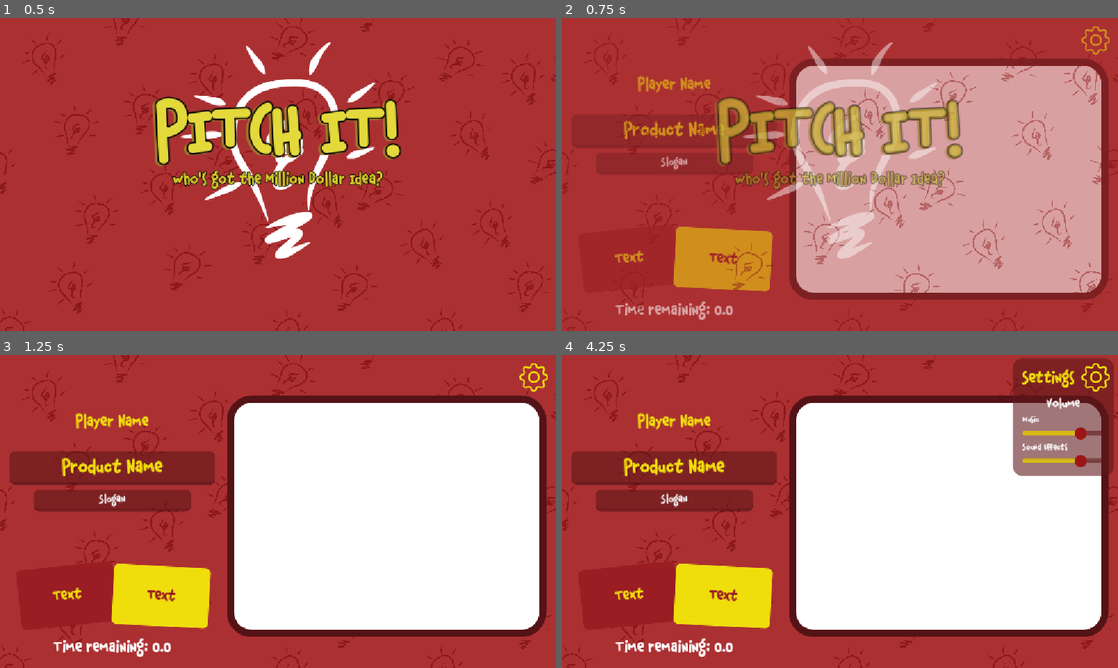
Above: before the commit, frames 1-4 (two rows, left to right).
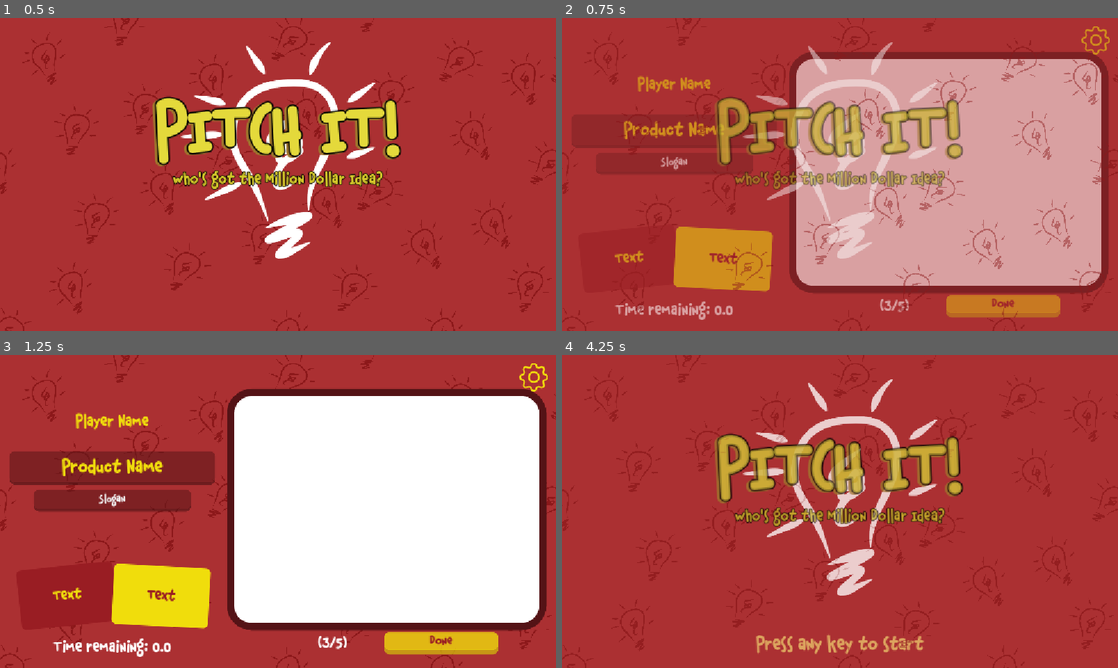
Above: after the commit, the same moments.

Repository: banana67676/Pitch-It-2025-2026
Game: Godot game, scene res://Scenes/Display Scene/Display_Scene.tscn
Two runs of this game, one before a commit and one after it. Both use one fixed random seed, a clock stepped at 60 frames per second and the inputs below. This scene is started directly instead of the project's main scene.
Inputs (mouse positions are in pixels of both pictures, inside the frame that each line leads up to):
- Up to frame 1 (0.5 s): no input
- Up to frame 2 (0.75 s): click (1001, 305) at 0.5 s, where only the run after the commit has a clickable "Done"
- Up to frame 3 (1.25 s): no input
- Up to frame 4 (4.25 s): click (1001, 642) at 1.25 s, where only the run after the commit has a clickable "Done"; click (1001, 642) at 2 s, where only the run after the commit has a clickable "Done"; click (1095, 376) at 2.75 s; click (1062, 492) at 3.5 s, where only the run after the commit has a clickable "Leave"

Frame 1 is identical in both runs. In frame 2, 6.0% of the frame differs, in the area x 40-99%, y 10-96%; in frame 3, 6.3%; in frame 4, 59%, in the area x 1-100%, y 0-97%.

Commit message:
final touches for the game

Diff:
--- a/Scenes/Creation Scene/creation.gd
+++ b/Scenes/Creation Scene/creation.gd
@@ -37,7 +37,7 @@
 	GDSync.call_func_on(GDSync.get_host(), MultiplayerManager.import_card, [sData, GDSync.get_client_id()])
 	#MultiplayerManager.import_card.rpc_id(1,sData)
 
-
+#------------------------------------------ USE THE CODE BELOW TO MAKE THE DONE BUTTON WORK ON DISPLAY SCENE
 #when the done button is pressed
 func _on_done_button_pressed() -> void:
 	if not is_done:
@@ -51,7 +51,7 @@
 
 
 #the effects of pressing the done button that need to be replicated for all peers
-@rpc("any_peer", "call_local", "reliable")
+#@rpc("any_peer", "call_local", "reliable")
 func done_button() -> void:
 	var num_players = MultiplayerManager.players.size()
 	MultiplayerManager.done_players += 1
@@ -66,7 +66,7 @@
 		MultiplayerManager.start(.1) #start the timer with .1 seconds left
 		MultiplayerManager.paused = false #unpause the timer
 		MultiplayerManager.done_players = 0
-
+#------------------------------------------------------
 
 #whenever there is an input
 func _unhandled_input(_event: InputEvent) -> void:
--- a/Scenes/Display Scene/Display_Scene.tscn
+++ b/Scenes/Display Scene/Display_Scene.tscn
@@ -1,8 +1,9 @@
-[gd_scene load_steps=32 format=3 uid="uid://btymdikyjn22l"]
+[gd_scene load_steps=33 format=3 uid="uid://btymdikyjn22l"]
 
 [ext_resource type="Script" uid="uid://dhbna7umiw7h4" path="res://Scenes/Display Scene/display.gd" id="1_o62vh"]
+[ext_resource type="Theme" uid="uid://b7qrc55c1kxgl" path="res://Assets/GameTheme.tres" id="2_nmnxq"]
 [ext_resource type="PackedScene" uid="uid://cyweidcx36nir" path="res://UI/Timer/timer.tscn" id="4_vsoll"]
-[ext_resource type="PackedScene" uid="uid://dd60pjnm1aiw6" path="res://Scenes/Settings Scene/Settings_Scene.tscn" id="6_nmnxq"]
+[ext_resource type="PackedScene" uid="uid://dd60pjnm1aiw6" path="res://Scenes/Settings Scene/settings_scene.tscn" id="6_nmnxq"]
 [ext_resource type="Texture2D" uid="uid://bx8kfclenkpg" path="res://Assets/grabber.svg" id="7_vg7wq"]
 [ext_resource type="Texture2D" uid="uid://c3jy0gp8ynxlw" path="res://Assets/grabber_highlight.svg" id="8_e1xid"]
 
@@ -389,30 +390,60 @@
 layout_mode = 2
 size_flags_horizontal = 3
 theme_override_constants/margin_left = 20
-theme_override_constants/margin_top = 20
+theme_override_constants/margin_top = 70
 theme_override_constants/margin_right = 20
 
-[node name="PanelContainer" type="PanelContainer" parent="DisplayScene/HBoxContainer/BoardMargin"]
+[node name="VBoxContainer" type="VBoxContainer" parent="DisplayScene/HBoxContainer/BoardMargin"]
+layout_mode = 2
+
+[node name="PanelContainer" type="PanelContainer" parent="DisplayScene/HBoxContainer/BoardMargin/VBoxContainer"]
 custom_minimum_size = Vector2(662, 500)
 layout_mode = 2
 size_flags_horizontal = 6
 size_flags_vertical = 4
 theme_override_styles/panel = SubResource("StyleBoxEmpty_7btl7")
 
-[node name="DrawingBoard" type="Panel" parent="DisplayScene/HBoxContainer/BoardMargin/PanelContainer"]
+[node name="DrawingBoard" type="Panel" parent="DisplayScene/HBoxContainer/BoardMargin/VBoxContainer/PanelContainer"]
 z_index = -1
 layout_mode = 2
 theme_override_styles/panel = SubResource("StyleBoxFlat_vsoll")
 
-[node name="DrawingBorder" type="Panel" parent="DisplayScene/HBoxContainer/BoardMargin/PanelContainer"]
+[node name="DrawingBorder" type="Panel" parent="DisplayScene/HBoxContainer/BoardMargin/VBoxContainer/PanelContainer"]
 z_index = 2
 layout_mode = 2
 theme_override_styles/panel = SubResource("StyleBoxFlat_mjgjq")
 
-[node name="BoardCover" type="Panel" parent="DisplayScene/HBoxContainer/BoardMargin/PanelContainer"]
+[node name="BoardCover" type="Panel" parent="DisplayScene/HBoxContainer/BoardMargin/VBoxContainer/PanelContainer"]
 z_index = 1
 layout_mode = 2
 theme_override_styles/panel = SubResource("StyleBoxFlat_nmnxq")
+
+[node name="MarginContainer" type="MarginContainer" parent="DisplayScene/HBoxContainer/BoardMargin/VBoxContainer"]
+layout_mode = 2
+theme_override_constants/margin_left = 100
+theme_override_constants/margin_right = 100
+
+[node name="DoneContainer" type="HBoxContainer" parent="DisplayScene/HBoxContainer/BoardMargin/VBoxContainer/MarginContainer"]
+layout_mode = 2
+theme_override_constants/separation = -10
+
+[node name="DonePlayers" type="Label" parent="DisplayScene/HBoxContainer/BoardMargin/VBoxContainer/MarginContainer/DoneContainer"]
+unique_name_in_owner = true
+layout_mode = 2
+size_flags_horizontal = 3
+theme_override_font_sizes/font_size = 28
+text = "(3/5)"
+horizontal_alignment = 1
+
+[node name="DoneButton" type="Button" parent="DisplayScene/HBoxContainer/BoardMargin/VBoxContainer/MarginContainer/DoneContainer"]
+unique_name_in_owner = true
+layout_mode = 2
+size_flags_horizontal = 3
+size_flags_vertical = 4
+theme = ExtResource("2_nmnxq")
+theme_type_variation = &"ButtonSmall"
+theme_override_font_sizes/font_size = 24
+text = "Done"
 
 [node name="TimerContainer" type="MarginContainer" parent="DisplayScene"]
 layout_mode = 2
@@ -479,3 +510,5 @@
 offset_top = 16.0
 offset_right = 1136.0
 offset_bottom = 16.0
+
+[connection signal="pressed" from="DisplayScene/HBoxContainer/BoardMargin/VBoxContainer/MarginContainer/DoneContainer/DoneButton" to="." method="_on_done_button_pressed"]
--- a/Scenes/Display Scene/display.gd
+++ b/Scenes/Display Scene/display.gd
@@ -40,3 +40,9 @@
 func repeat_fill(array: PackedByteArray, suppliant: PackedByteArray) -> void:
 	for i in range(array.size()):
 		array.set(i, suppliant[i % suppliant.size()])
+
+
+
+
+func _on_done_button_pressed() -> void:
+	pass # Replace with function body.
--- a/Scenes/Game Mode Scene/game_mode_scene.tscn
+++ b/Scenes/Game Mode Scene/game_mode_scene.tscn
@@ -2,7 +2,7 @@
 
 [ext_resource type="Script" uid="uid://8w06a0p5ra6g" path="res://Scenes/Game Mode Scene/game_mode_scene.gd" id="1_xtndk"]
 [ext_resource type="Theme" uid="uid://b7qrc55c1kxgl" path="res://Assets/GameTheme.tres" id="2_b4g7q"]
-[ext_resource type="PackedScene" uid="uid://dd60pjnm1aiw6" path="res://Scenes/Settings Scene/Settings_Scene.tscn" id="4_spbsx"]
+[ext_resource type="PackedScene" uid="uid://dd60pjnm1aiw6" path="res://Scenes/Settings Scene/settings_scene.tscn" id="4_spbsx"]
 
 [node name="Game_Mode_Scene" type="Node2D"]
 script = ExtResource("1_xtndk")
@@ -20,6 +20,7 @@
 vertical_alignment = 1
 
 [node name="Settings Scene" parent="." instance=ExtResource("4_spbsx")]
+visible = false
 offset_left = 1207.0
 offset_top = -5.0
 offset_right = 1207.0
--- a/Scenes/Settings Scene/settings.gd
+++ b/Scenes/Settings Scene/settings.gd
@@ -76,3 +76,8 @@
 		tween.tween_property($SettingsButton, "rotation", deg_to_rad(-90), TWEEN_TIME)
 	else:
 		tween.tween_property($SettingsButton, "rotation", deg_to_rad(0), TWEEN_TIME)
+
+
+func _on_button_pressed() -> void:
+	MultiplayerManager.client_left()
+	pass # Replace with function body.
--- a/Scenes/Settings Scene/settings_scene.tscn
+++ b/Scenes/Settings Scene/settings_scene.tscn
@@ -21,7 +21,6 @@
 script = ExtResource("1_wsb46")
 
 [node name="SettingsMenu" type="PanelContainer" parent="."]
-visible = false
 layout_mode = 1
 anchors_preset = 5
 anchor_left = 0.5
@@ -84,6 +83,20 @@
 theme = ExtResource("2_pkdhy")
 value = 75.0
 
+[node name="MarginContainer" type="MarginContainer" parent="SettingsMenu/MarginContainer/VBoxContainer"]
+layout_mode = 2
+theme_override_constants/margin_left = 15
+theme_override_constants/margin_top = 15
+theme_override_constants/margin_right = 15
+theme_override_constants/margin_bottom = 15
+
+[node name="Button" type="Button" parent="SettingsMenu/MarginContainer/VBoxContainer/MarginContainer"]
+custom_minimum_size = Vector2(0, 50)
+layout_mode = 2
+theme = ExtResource("2_pkdhy")
+theme_type_variation = &"ButtonSmall"
+text = "Leave"
+
 [node name="SettingsButton" type="TextureButton" parent="."]
 layout_mode = 1
 offset_left = -60.0
@@ -95,6 +108,7 @@
 
 [connection signal="value_changed" from="SettingsMenu/MarginContainer/VBoxContainer/Volume Settings/Volume settings/MusicSlider" to="." method="_on_music_slider_value_changed"]
 [connection signal="value_changed" from="SettingsMenu/MarginContainer/VBoxContainer/Volume Settings/Volume settings/SFXSlider" to="." method="_on_sfx_slider_value_changed"]
+[connection signal="pressed" from="SettingsMenu/MarginContainer/VBoxContainer/MarginContainer/Button" to="." method="_on_button_pressed"]
 [connection signal="mouse_entered" from="SettingsButton" to="." method="_on_settings_button_mouse_entered"]
 [connection signal="mouse_exited" from="SettingsButton" to="." method="_on_settings_button_mouse_exited"]
 [connection signal="pressed" from="SettingsButton" to="." method="_on_settings_button_pressed"]
--- a/Singletons/Game_Manager.gd
+++ b/Singletons/Game_Manager.gd
@@ -29,9 +29,9 @@
 
 #the DEFAULT times for the different sections of the game
 const CREATION_DEFAULT: float = 180
-const DISPLAY_DEFAULT: float = 120
-const VOTING_DEFAULT: float = 45
-const RESULTS_DEFAULT: float = 20
+const DISPLAY_DEFAULT: float = 60
+const VOTING_DEFAULT: float = 30
+const RESULTS_DEFAULT: float = 10
 
 #times for the different sections of the game (these can be modified in game by the lobby host)
 var creation_time: float = CREATION_DEFAULT #time to create a product
--- a/Singletons/Multiplayer_Manager.gd
+++ b/Singletons/Multiplayer_Manager.gd
@@ -125,7 +125,7 @@
 	# CREATION
 	GDSync.call_func_all(GameManager.change_game_state, [GameManager.game_state_enum.creation, false, 1])
 	await GameManager.scene_changed #wait for scene to change
-	start(GameManager.get_creation_time()) #starts the timer
+	start(GameManager.creation_time) #starts the timer
 	await self.timeout #wait until the timer runs out
 
 
